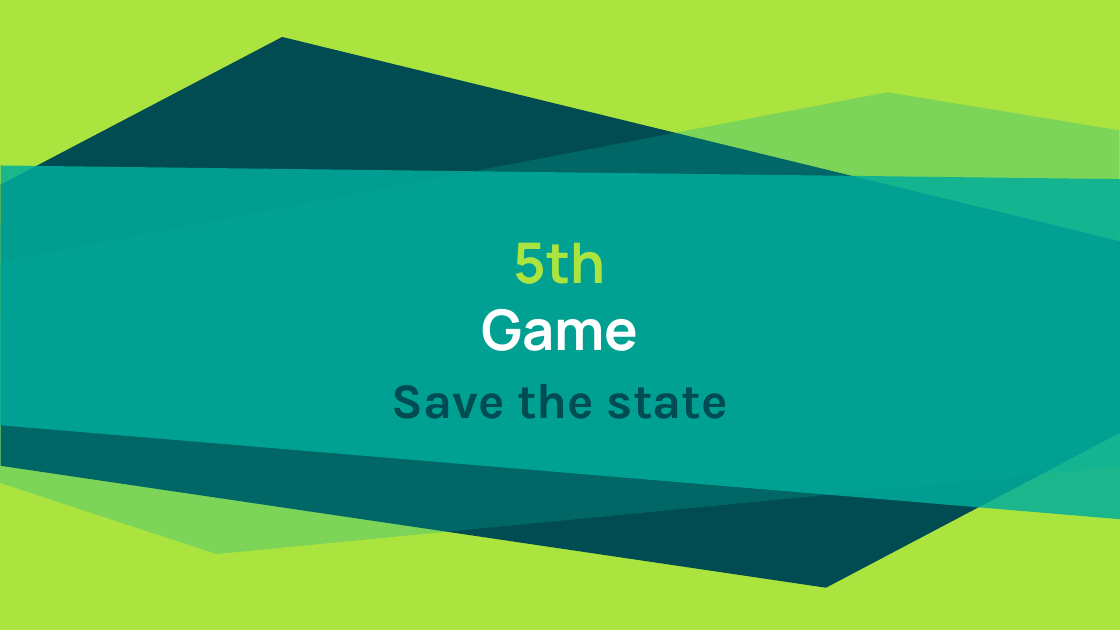
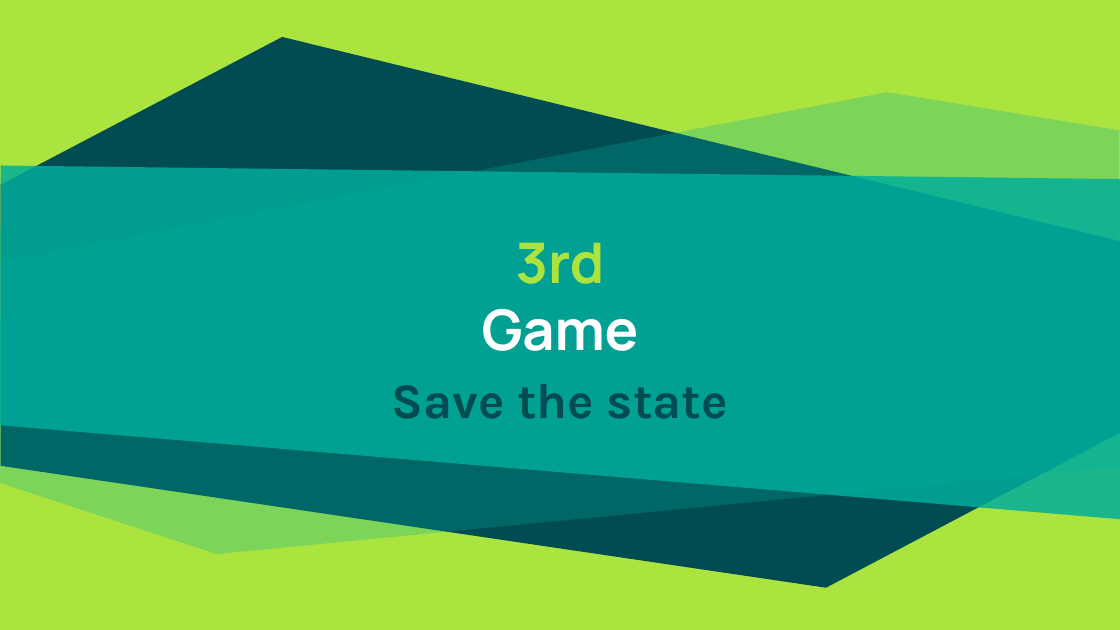
Before and after one commit to patrocinio/chaos-monkey-playing-ping-pong, a slide deck: slide 14 of v2/Presentation/Kubernetes-Resilience.pptx (slide 21 before the commit). Drawn at 1120x630 pixels with LibreOffice and Linux fonts; fonts in the diff are those of the drawing. Boxes give left, top, right and bottom in pixels: in the first picture for what was removed or moved away, otherwise in the second. Text is boxed around its words. In the diff, an @@ line names an element or a change of style, - is before the commit and + after.

```diff
--- a/v2/Presentation/Kubernetes-Resilience.pptx
+++ b/v2/Presentation/Kubernetes-Resilience.pptx
@@ title at (x1=516, y1=242, x2=605, y2=284): text changed @@
-5th
+3rd
```
Also in this commit, not shown: 5 other slides changed, 7 slides removed.
